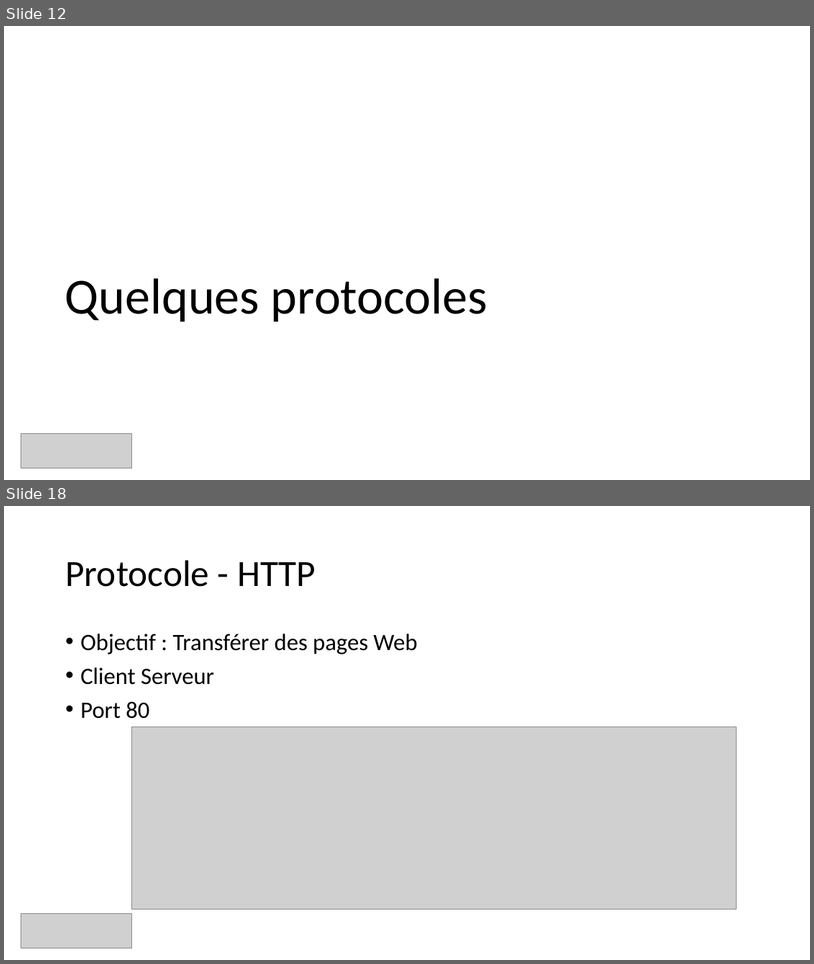
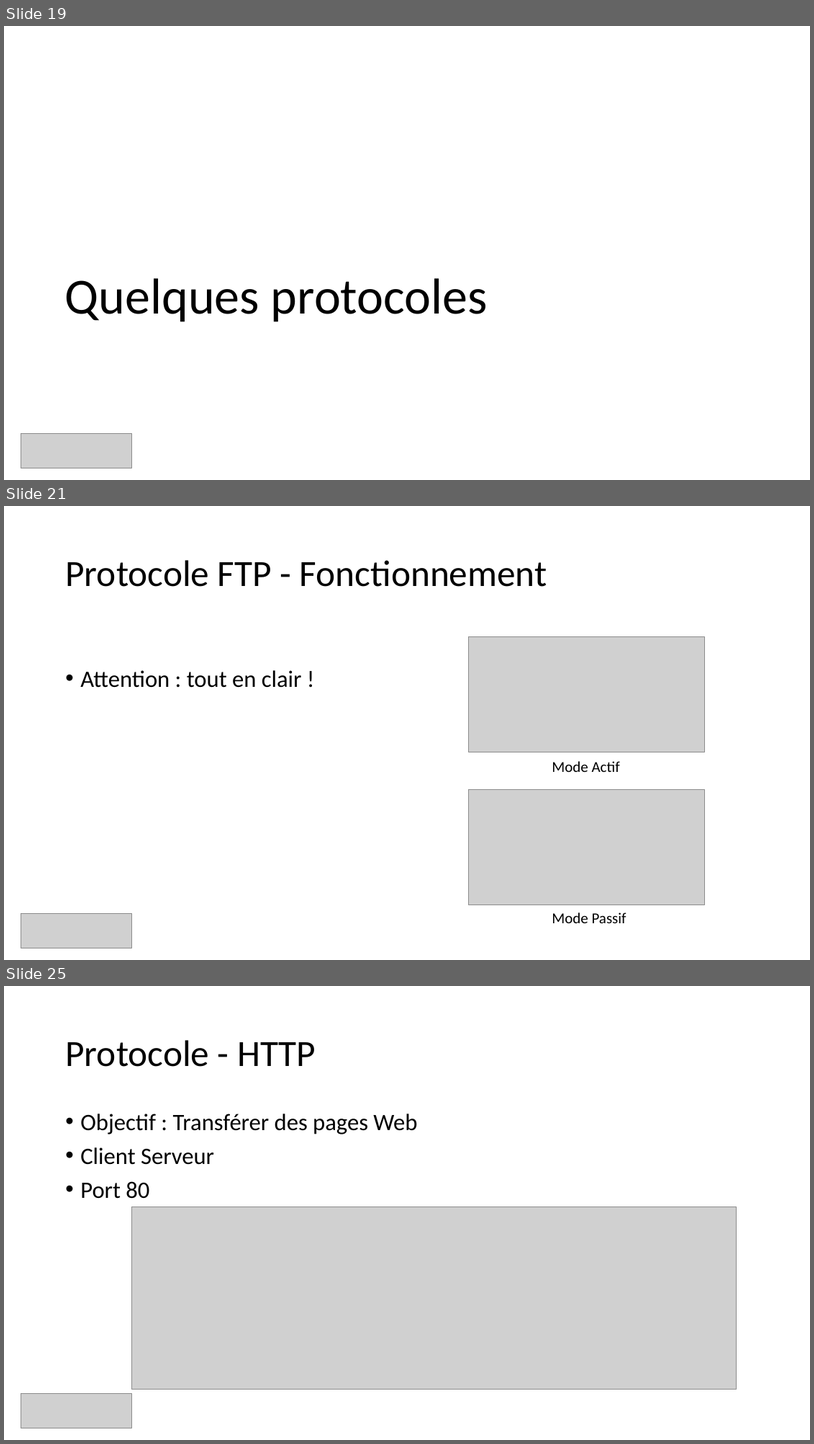
Before and after one commit to guillaume-rico/reseaux_informatiques, a slide deck: 01_CM/CM3 Réseaux Informatiques.pptx. Shown one above the other, each under a label of ours: slides 12 and 18 before the commit, slides 19, 21 and 25 after it; the slides between them are not shown. The pictures are 814x964 and 814x1444 pixels, drawn with LibreOffice and Linux fonts; fonts in the diff are those of the drawing; grey boxes stand for pictures. Boxes give left, top, right and bottom in pixels: in the first picture for what was removed or moved away, otherwise in the second. Text is boxed around its words. In the diff, an @@ line names an element or a change of style, - is before the commit and + after.

```diff
--- a/01_CM/CM3 Réseaux Informatiques.pptx
+++ b/01_CM/CM3 Réseaux Informatiques.pptx
@@ slide 21 added at (x1=4, y1=506, x2=810, y2=960), background #FFFFFF @@
@@ title added at (x1=65, y1=560, x2=548, y2=587), 44 pt, text #000000 @@
+Protocole FTP - Fonctionnement
@@ picture added at (x1=469, y1=636, x2=705, y2=752) @@
@@ text added at (x1=80, y1=670, x2=302, y2=687), 28 pt, text #000000 @@
+• Attention : tout en clair !
@@ text added at (x1=552, y1=761, x2=620, y2=772), 18 pt, text #000000 @@
+Mode Actif
@@ picture added at (x1=469, y1=789, x2=705, y2=904) @@
@@ picture added at (x1=21, y1=913, x2=131, y2=947) @@
@@ text added at (x1=552, y1=912, x2=627, y2=923), 18 pt, text #000000 @@
+Mode Passif
@@ what was slide 12 is now slide 19 @@
@@ what was slide 18 is now slide 25 @@
```
Also in this commit, not shown: 9 slides changed, 7 other slides added, 1 slide removed, 2 other files.
